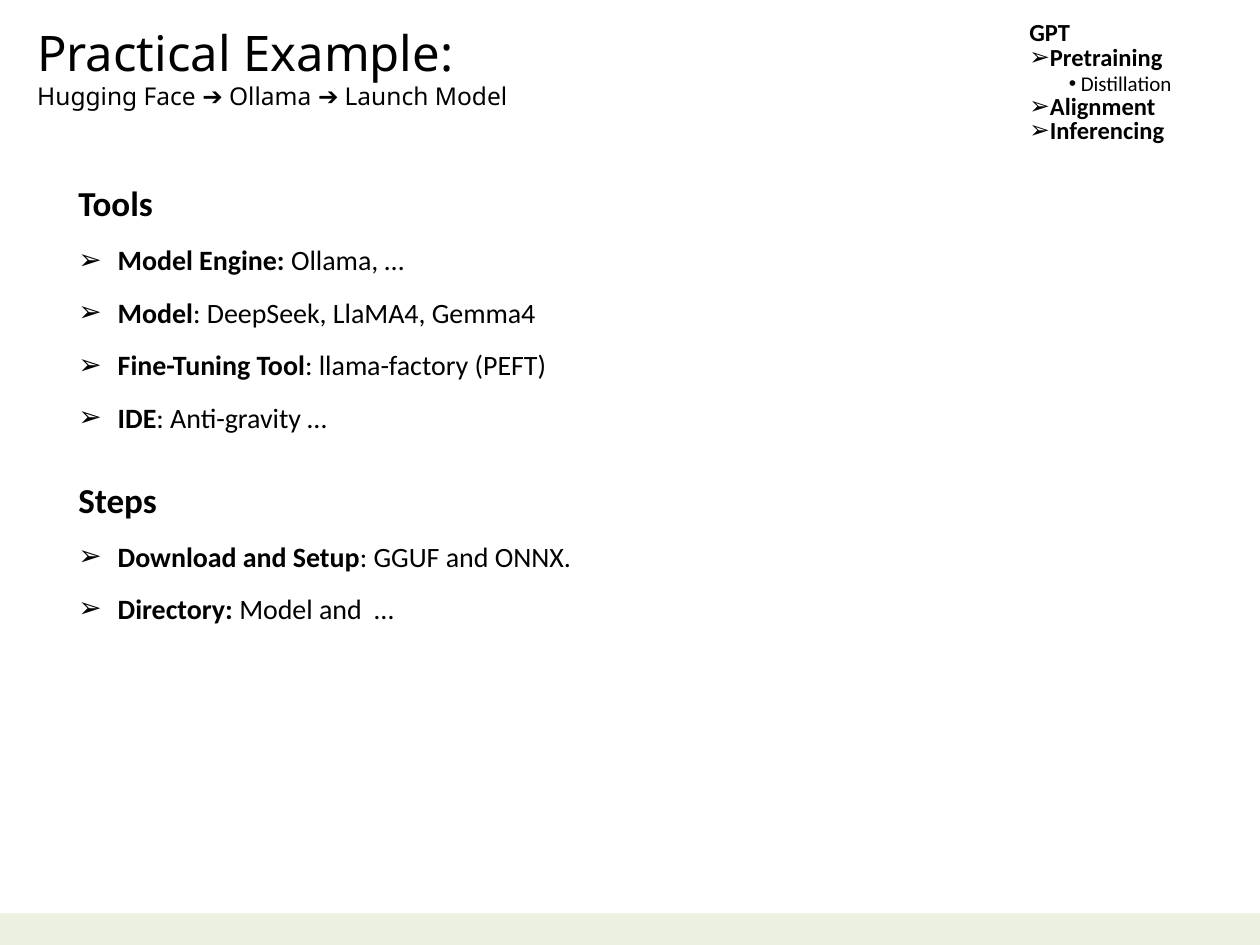
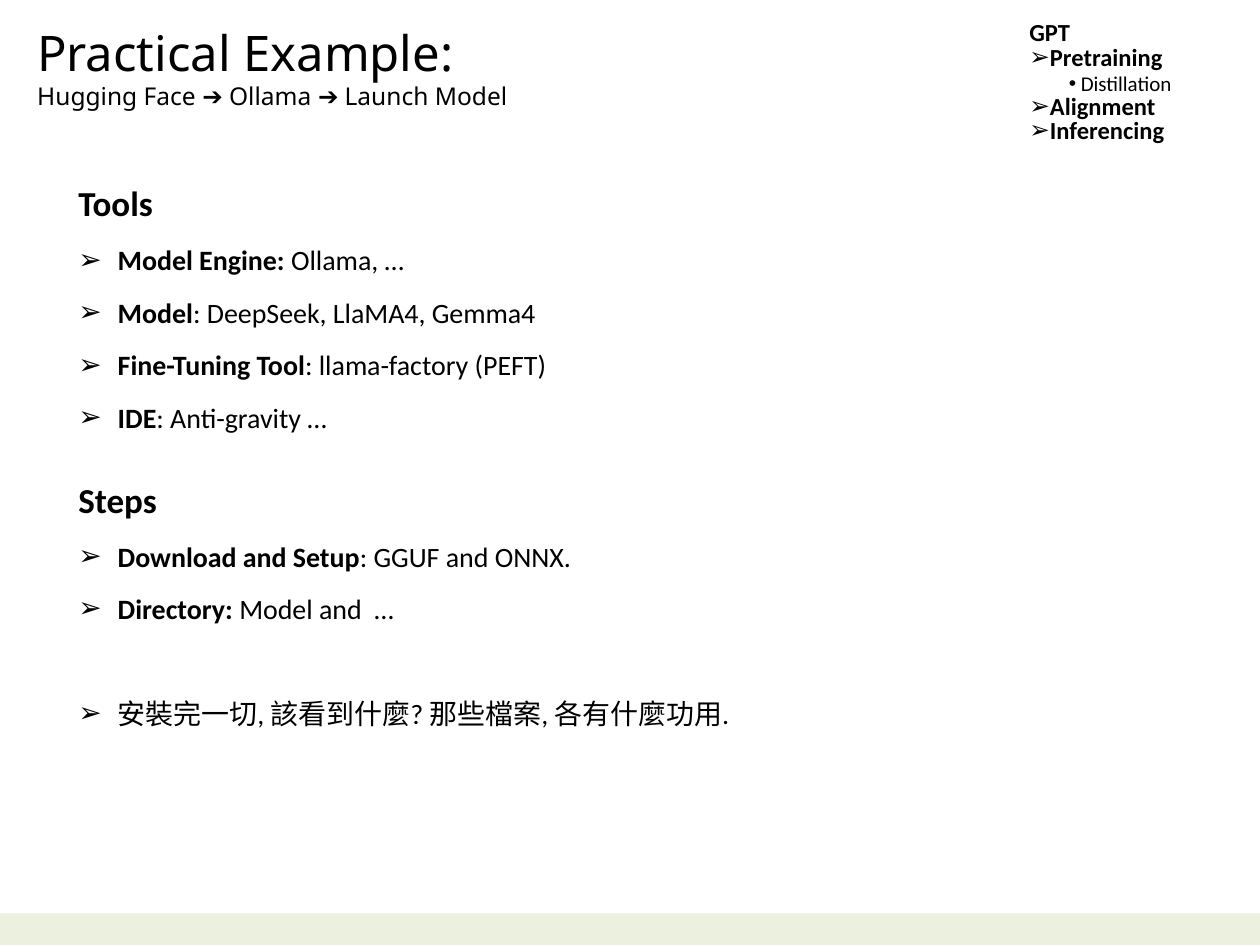
Before and after one commit to navibator/crazy-ai, a slide deck: slide 17 of ai-gemma.pptx. Drawn at 1260x945 pixels with LibreOffice and Linux fonts; fonts in the diff are those of the drawing. Boxes give left, top, right and bottom in pixels: in the first picture for what was removed or moved away, otherwise in the second. Text is boxed around its words. In the diff, an @@ line names an element or a change of style, - is before the commit and + after.

```diff
--- a/ai-gemma.pptx
+++ b/ai-gemma.pptx
@@ text at (x1=118, y1=700, x2=730, y2=728): paragraph added @@
+➢ 安裝完一切, 該看到什麼? 那些檔案, 各有什麼功用.
```
Also in this commit, not shown: 3 other slides changed.
